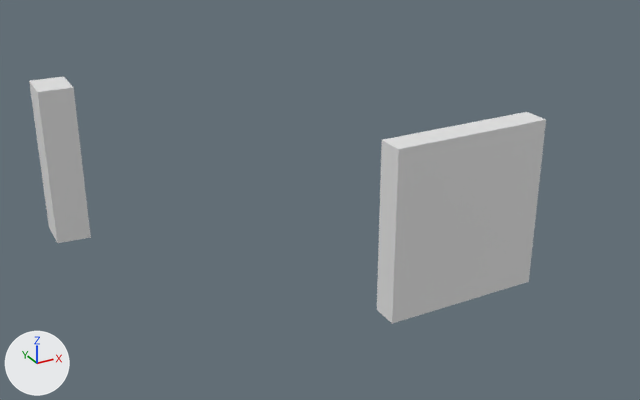
One commit to the Blender file Window.blend: the scene before it, then after it.
Before and after are seen from a 50 mm camera at (-9.51, -10.29, 7.28) aimed at (-2.53, 2.39, 0.94). Arrows for +X, +Y and +Z are at lower left; the lights stay in place. The older version comes first.
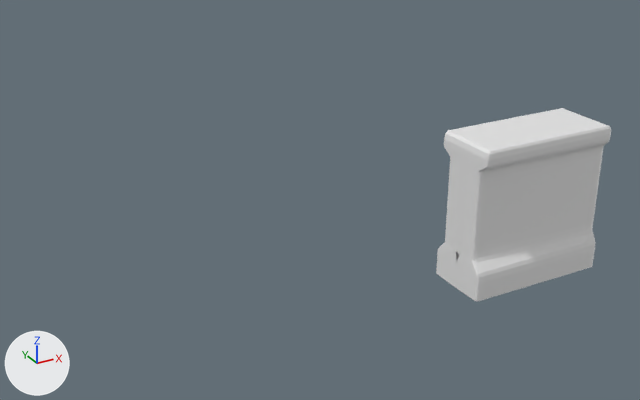
Location of each change, (x1, y1, x2, y2) in pixels of the pictures (640 x 400 px):
'Cube', reshaped, moved, rescaled, modifiers changed (9% shorter)
    before: (377, 112, 546, 324)
    after: (436, 108, 611, 301)
'Cube.001', deleted
    before: (29, 76, 91, 243)

The edits, one by one:
me_cube_001 is used by ob_cube; location (-1.27, 0.0, 0.1); scale (1.4, 0.23, 2.68).
me_cube_001 had 8 vertices, 5 faces and spanned x -1.0..1.0, y -1.0..1.0, z -0.1..1.0.
me_cube_001 now has 24 vertices, 16 faces and spans x -1.0..1.01, y -0.1..1.0, z -0.09..1.0.
Part 1, on me_cube_001:
4 vertices are removed from x -1.0..1.0, y -1.0, z -0.1..1.0.
5 faces are deleted.
20 vertices are added at x -1.0..1.01, y -0.1..1.0, z -0.09..1.0.
16 new faces join them.
Object 'Cube' (ob_cube) moves from (-1.27, 0.0, 0.1) to (0.0, 0.0, 0.23).
Object 'Cube' (ob_cube) is rescaled from (1.4, 0.23, 2.68) to (1.28, -0.57, 2.36).
Object 'Cube' (ob_cube) gains a MIRROR modifier named 'Mirror'.
Modifier setting: use_axis = (False, True, False).
Object 'Cube' (ob_cube) gains a BEVEL modifier named 'Bevel'.
Modifier setting: segments = 2.
Object 'Cube.001' (ob_cube_001) is deleted.
